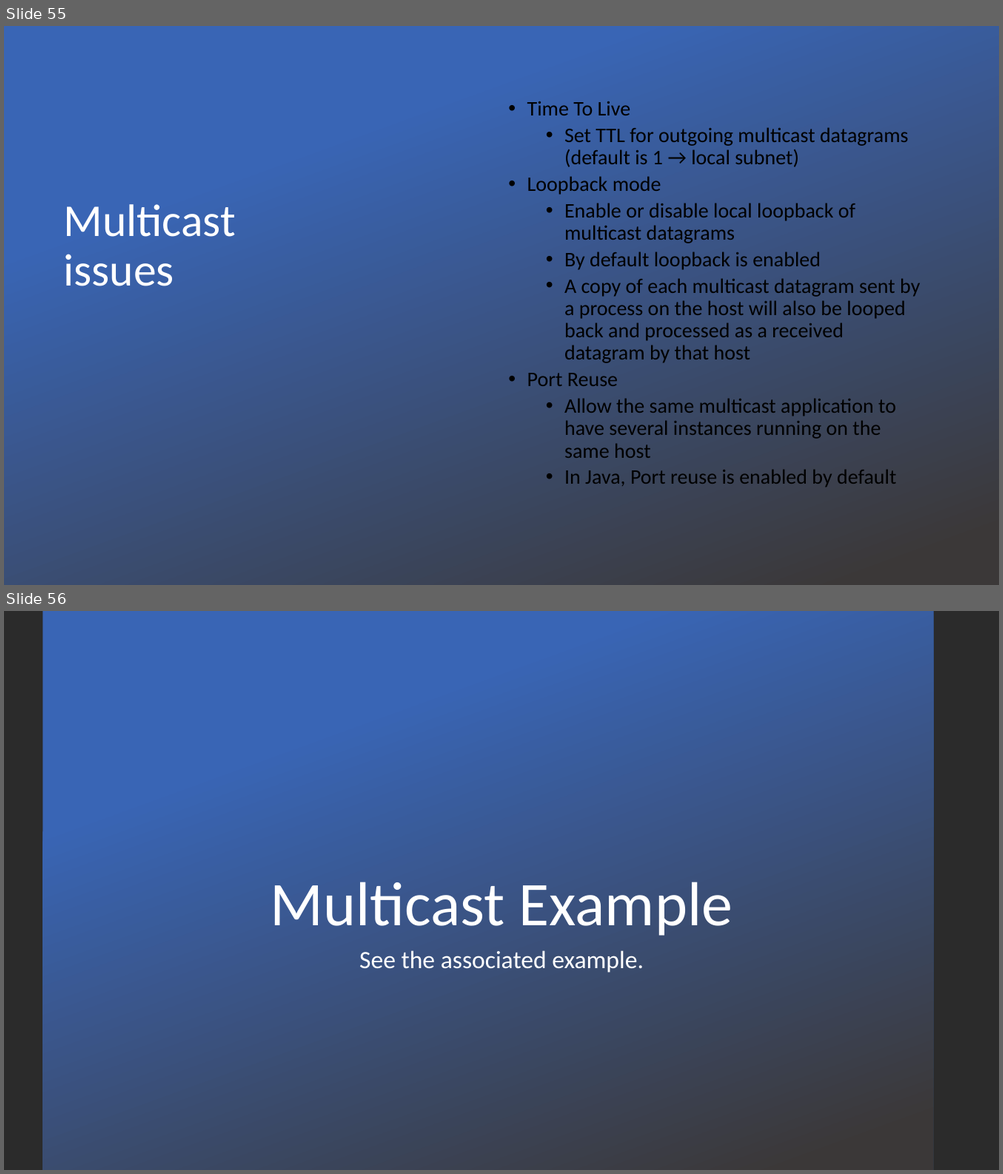
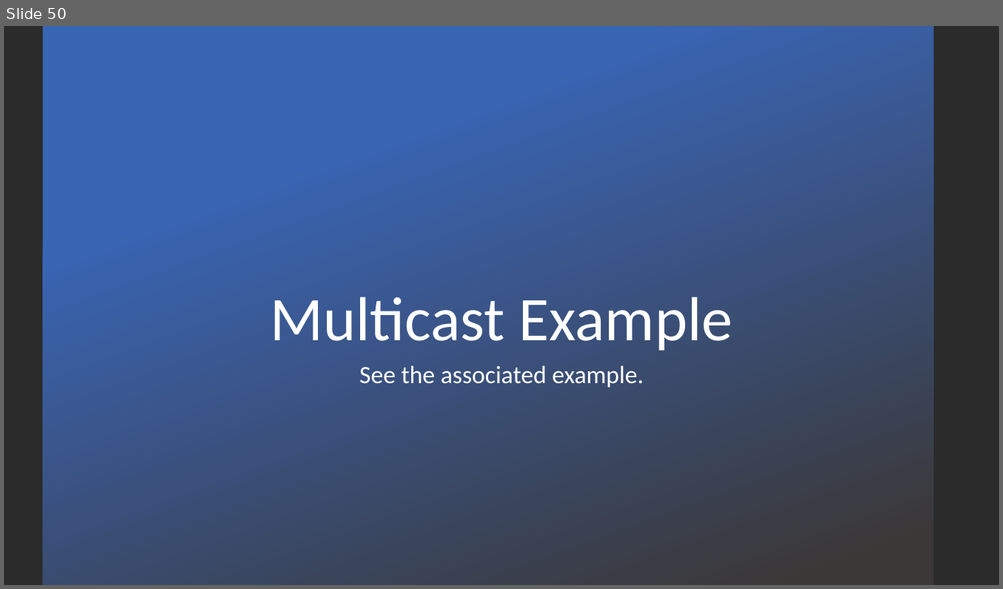
Before and after one commit to vu-resilient-distributed-systems/lectures-fall-2019, a slide deck: Module-1-Networking/Networking.pptx. Shown one above the other, each under a label of ours: slides 55 and 56 before the commit, slide 50 after it. The pictures are 1003x1174 and 1003x589 pixels, drawn with LibreOffice and Linux fonts; fonts in the diff are those of the drawing; background and template pictures are left out; a plain dark background stands for a picture behind light text. Boxes give left, top, right and bottom in pixels: in the first picture for what was removed or moved away, otherwise in the second. Text is boxed around its words. In the diff, an @@ line names an element or a change of style, - is before the commit and + after.

```diff
--- a/Module-1-Networking/Networking.pptx
+++ b/Module-1-Networking/Networking.pptx
@@ slide 55 removed at [4,26,999,585], background picture (left out) @@
@@ rectangle removed at [4,26,999,585] @@
@@ text removed at [527,101,919,487] @@
-• Time To Live
-  • Set TTL for outgoing multicast datagrams (default is 1 → local subnet)
-• Loopback mode
-  • Enable or disable local loopback of multicast datagrams
-  • By default loopback is enabled
-  • A copy of each multicast datagram sent by a process on the host will also be looped back and processed as a received datagram by that host
-• Port Reuse
-  • Allow the same multicast application to have several instances running on the same host
-  • In Java, Port reuse is enabled by default
@@ title removed at [63,204,236,286] @@
-Multicast issues
@@ what was slide 56 is now slide 50 @@
```
Also in this commit, not shown: 2 slides changed, 24 slides added, 29 other slides removed.
